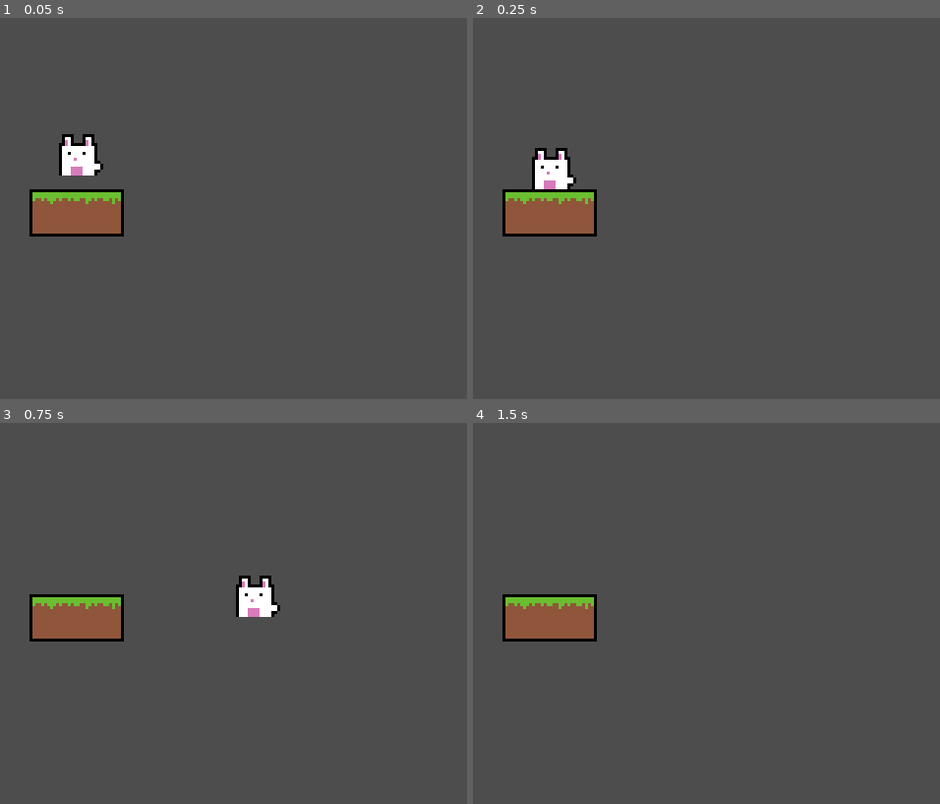
Above: before the commit, frames 1-4 (two rows, left to right).
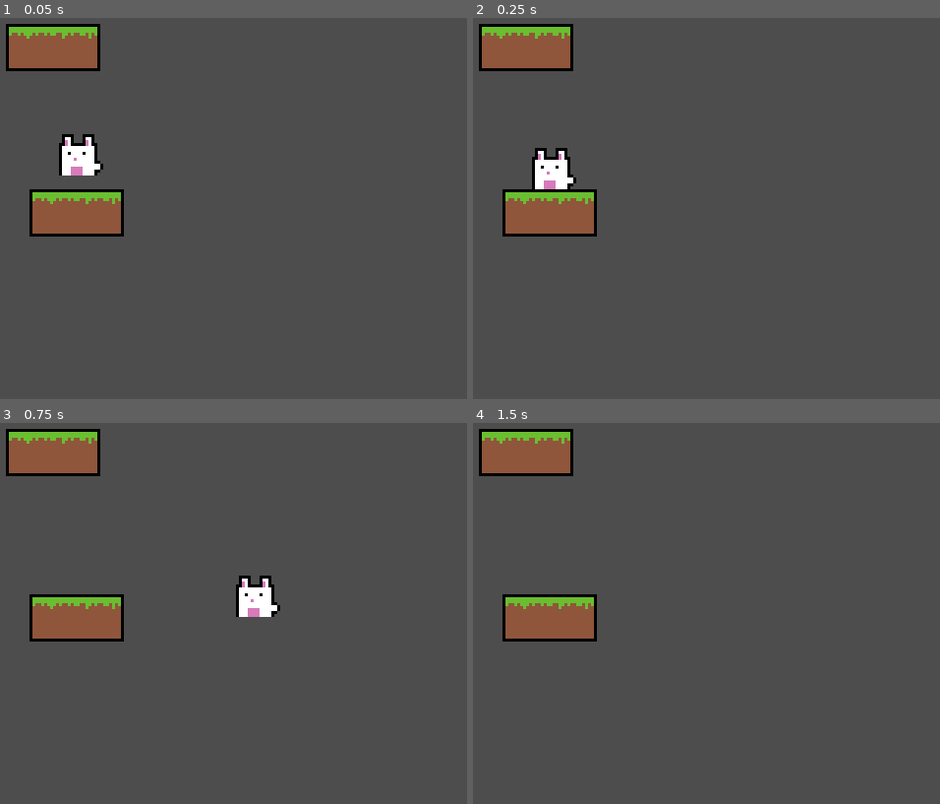
Above: after the commit, the same moments.

Repository: Dressen123/Spilluka
Game: Godot game, scene res://main.tscn
Same seed, same stepped clock (60 frames per second), same inputs: the game is played once before the commit and once after it.
Inputs:
- Up to frame 1 (0.05 s): no input
- Up to frame 2 (0.25 s): no input
- Up to frame 3 (0.75 s): tap Enter at 0.5 s; hold Right (right) from 0.53 s (still down); tap Up (up) at 0.6 s
- Up to frame 4 (1.5 s): keep holding Right (right); tap Up (up) at 0.77, 1.07, 1.35 s

The runs differ from the first frame. In frame 1, 2.5% of the frame differs, in the area x 1-22%, y 1-14%; in frame 2, 2.5%; in frame 3, 2.5%; in frame 4, 2.5%.

Commit message:
oneway platform

Diff:
--- /dev/null
+++ b/spilluka/game.tscn
@@ -0,0 +1,22 @@
+[gd_scene load_steps=4 format=3 uid="uid://jmilbe2kqpqg"]
+
+[ext_resource type="Texture2D" uid="uid://defa8k5786obb" path="res://platform.png" id="1_epkqy"]
+
+[sub_resource type="TileSetAtlasSource" id="TileSetAtlasSource_pdb4a"]
+texture = ExtResource("1_epkqy")
+texture_region_size = Vector2i(32, 16)
+0:0/0 = 0
+0:0/0/physics_layer_0/polygon_0/points = PackedVector2Array(-16.25, 8.625, 16.25, 8, 15.625, -8.375, -16.375, -8.125)
+0:0/0/physics_layer_0/polygon_0/one_way = true
+1:0/0 = 0
+
+[sub_resource type="TileSet" id="TileSet_8g7se"]
+physics_layer_0/collision_layer = 1
+sources/0 = SubResource("TileSetAtlasSource_pdb4a")
+
+[node name="platform_one" type="Node2D"]
+
+[node name="floating" type="TileMap" parent="."]
+position = Vector2(-1, -1)
+tile_set = SubResource("TileSet_8g7se")
+format = 2
--- a/spilluka/main.tscn
+++ b/spilluka/main.tscn
@@ -1,7 +1,20 @@
-[gd_scene load_steps=3 format=3 uid="uid://di735ar7i00pc"]
+[gd_scene load_steps=6 format=3 uid="uid://di735ar7i00pc"]
 
-[ext_resource type="PackedScene" uid="uid://d2vq3wxx1aivd" path="res://platform.tscn" id="1_f3xrt"]
+[ext_resource type="PackedScene" uid="uid://bxmwo6j6pcgpo" path="res://platform.tscn" id="1_f3xrt"]
 [ext_resource type="PackedScene" uid="uid://cnh7espuq6edg" path="res://Player/player.tscn" id="1_q38qu"]
+[ext_resource type="Texture2D" uid="uid://defa8k5786obb" path="res://platform.png" id="3_1moup"]
+
+[sub_resource type="TileSetAtlasSource" id="TileSetAtlasSource_rbpdb"]
+texture = ExtResource("3_1moup")
+texture_region_size = Vector2i(32, 16)
+0:0/0 = 0
+0:0/0/physics_layer_0/polygon_0/points = PackedVector2Array(-15.9099, 7.77817, -15.8215, -7.6014, 16.0867, -7.51301, 15.9983, 7.95495)
+0:0/0/physics_layer_0/polygon_0/one_way = true
+1:0/0 = 0
+
+[sub_resource type="TileSet" id="TileSet_aouxk"]
+physics_layer_0/collision_layer = 1
+sources/0 = SubResource("TileSetAtlasSource_rbpdb")
 
 [node name="world" type="Node2D"]
 
@@ -13,3 +26,8 @@
 [node name="Camera2D" type="Camera2D" parent="."]
 position = Vector2(-1, -34)
 zoom = Vector2(3, 3)
+
+[node name="TileMap" type="TileMap" parent="."]
+tile_set = SubResource("TileSet_aouxk")
+format = 2
+layer_0/tile_data = PackedInt32Array(-196609, 0, 0)
--- /dev/null
+++ b/spilluka/oneway.tscn
@@ -0,0 +1,21 @@
+[gd_scene load_steps=4 format=3 uid="uid://kuurnf7n88ad"]
+
+[ext_resource type="Texture2D" uid="uid://defa8k5786obb" path="res://platform.png" id="1_jptof"]
+
+[sub_resource type="TileSetAtlasSource" id="TileSetAtlasSource_3mv6m"]
+texture = ExtResource("1_jptof")
+texture_region_size = Vector2i(32, 16)
+0:0/0 = 0
+0:0/0/physics_layer_0/polygon_0/points = PackedVector2Array(-15.875, 7.625, -15.375, -7.125, 15.5, -6.75, 15.25, 6.75)
+0:0/0/physics_layer_0/polygon_0/one_way = true
+1:0/0 = 0
+
+[sub_resource type="TileSet" id="TileSet_la41e"]
+physics_layer_0/collision_layer = 1
+sources/0 = SubResource("TileSetAtlasSource_3mv6m")
+
+[node name="Node" type="Node"]
+
+[node name="TileMap" type="TileMap" parent="."]
+tile_set = SubResource("TileSet_la41e")
+format = 2
Not shown: 1 places in spilluka/platform.tscn that only renumber resources
